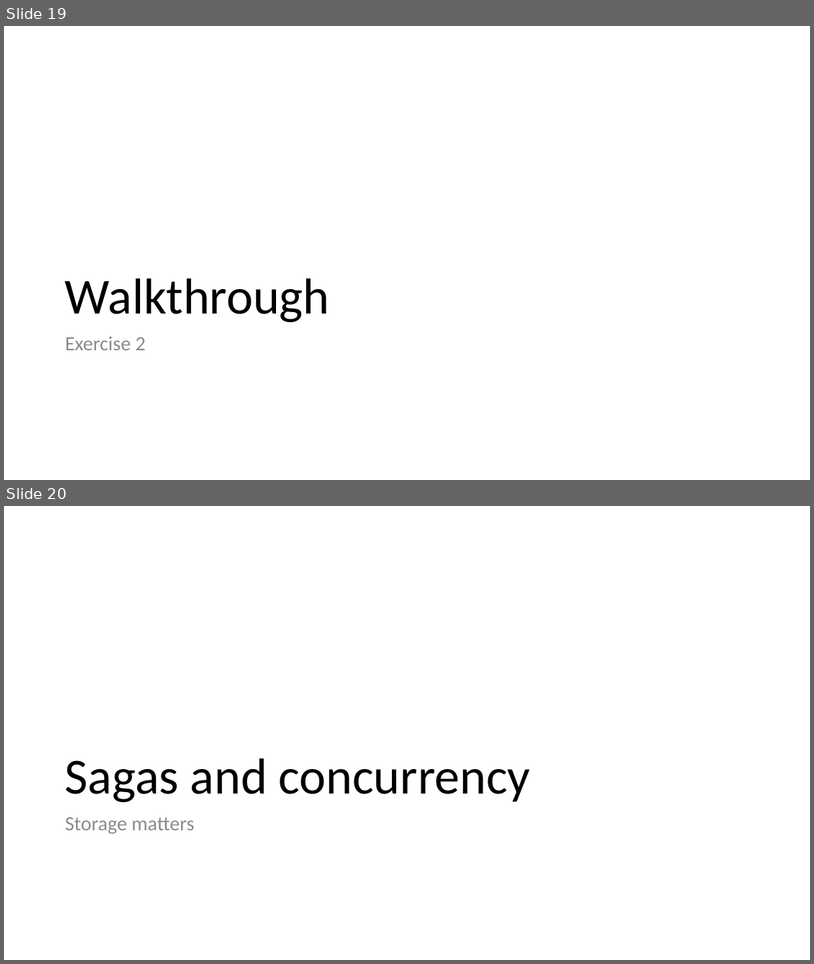
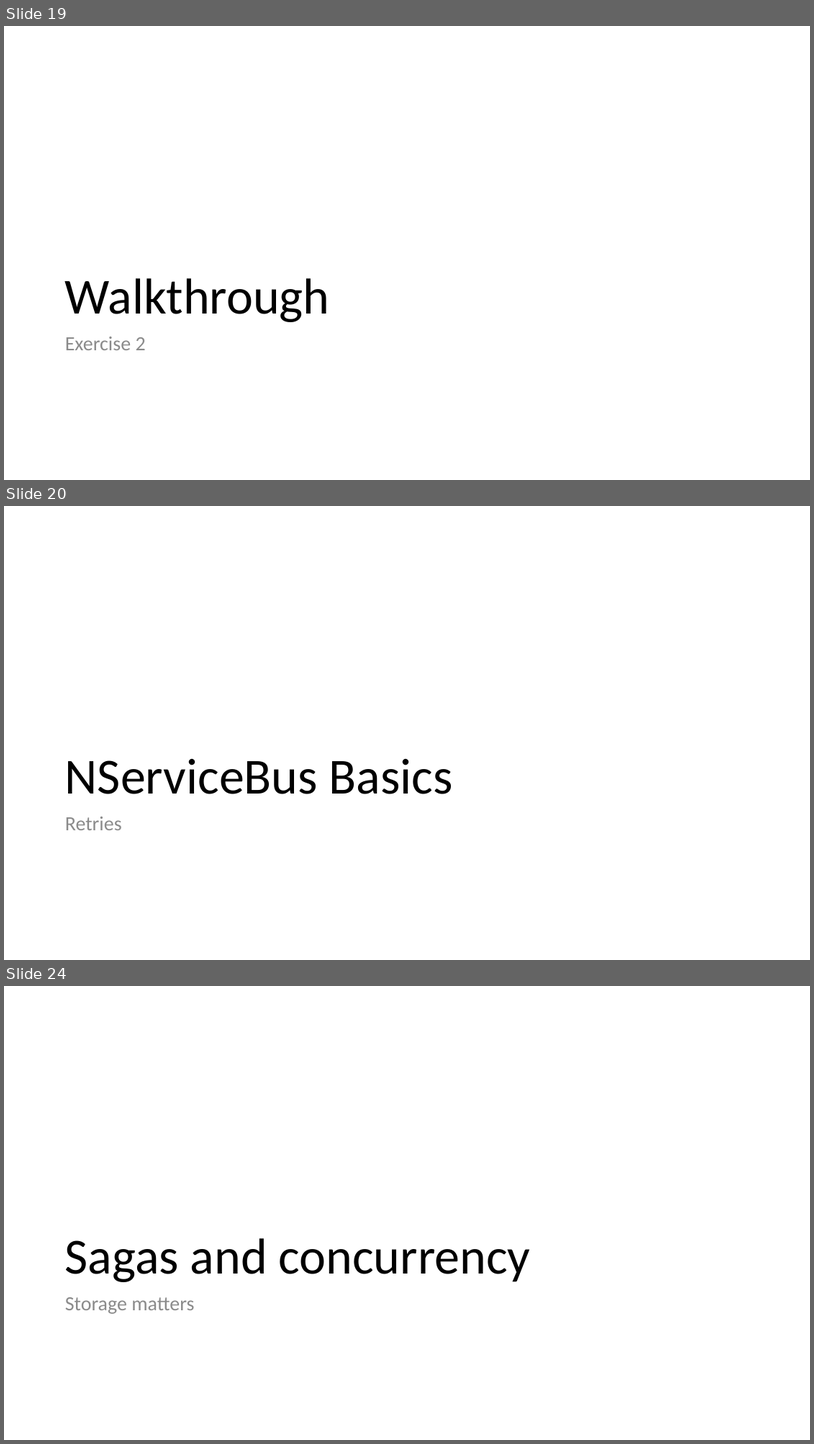
Before and after one commit to Particular/SagaMasterClass, a slide deck: SagaMasterClass.pptx. Shown one above the other, each under a label of ours: slides 19 and 20 before the commit, slides 19, 20 and 24 after it; the slides between them are not shown. The pictures are 814x964 and 814x1444 pixels, drawn with LibreOffice and Linux fonts; fonts in the diff are those of the drawing. Boxes give left, top, right and bottom in pixels: in the first picture for what was removed or moved away, otherwise in the second. Text is boxed around its words. In the diff, an @@ line names an element or a change of style, - is before the commit and + after.

Commit message:
Added some nsb basics slides

```diff
--- a/SagaMasterClass.pptx
+++ b/SagaMasterClass.pptx
@@ slide 20 added at box(4, 506, 810, 960), background #FFFFFF @@
@@ title added at box(65, 759, 453, 794), 60 pt, text #000000 @@
+NServiceBus Basics
@@ text added at box(65, 816, 122, 830), 24 pt, text #8C8C8C @@
+Retries
@@ what was slide 20 is now slide 24 @@
```
Also in this commit, not shown: 7 slides changed, 9 other slides added.
